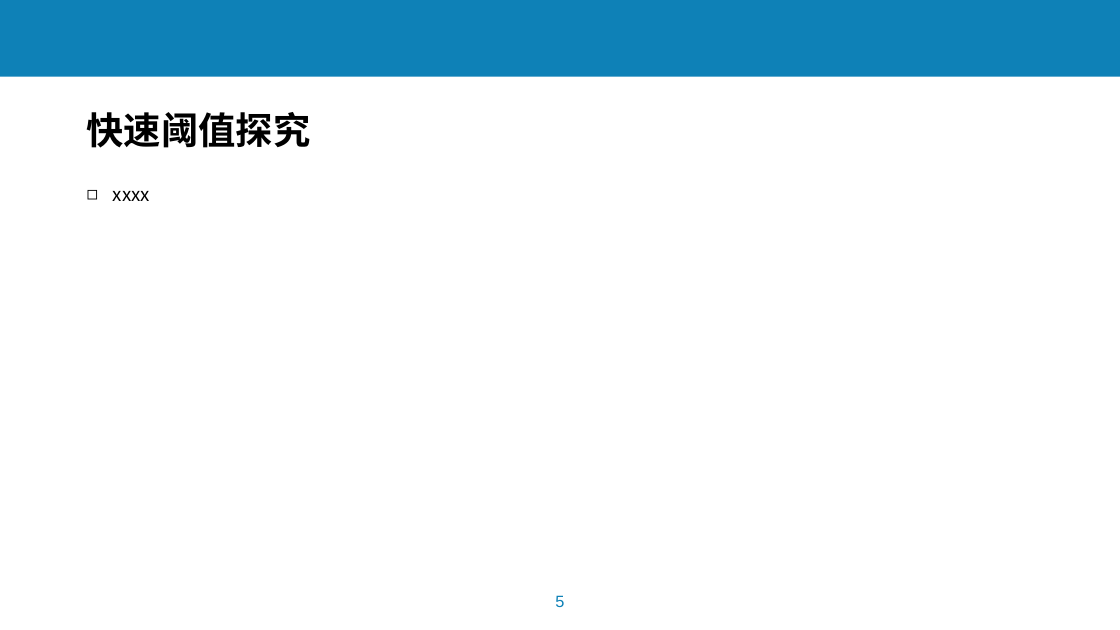
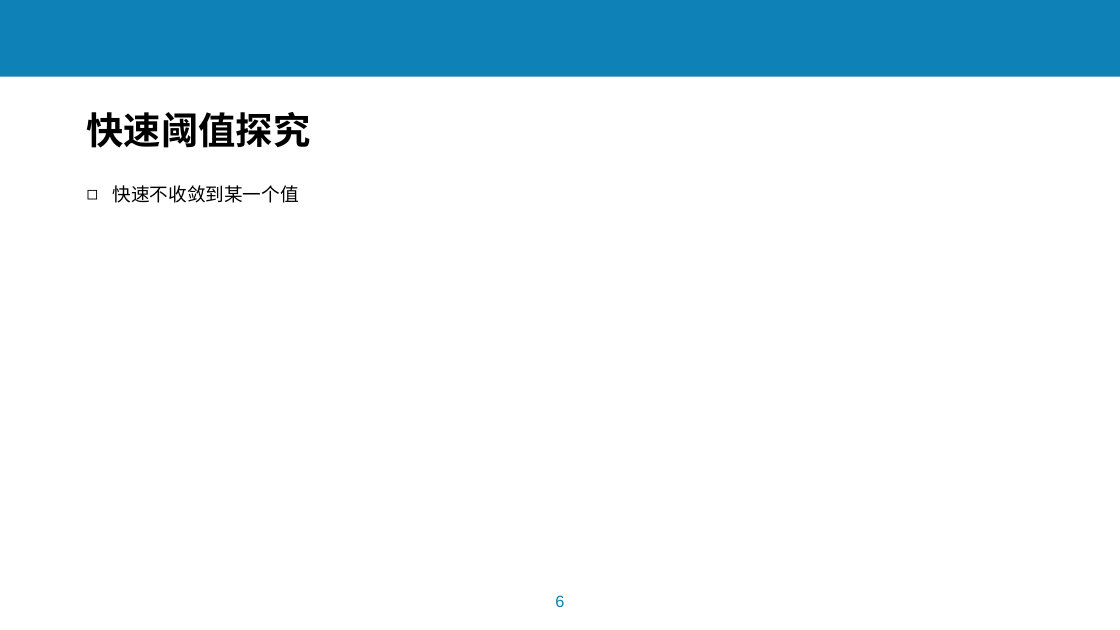
Before and after one commit to lchmoxing/audio_tsm_test, a slide deck: slide 6 of documents/基于音频预处理过程的语音识别系统攻击5.6_brief.pptx (slide 5 before the commit). Drawn at 1120x630 pixels with LibreOffice and Linux fonts; fonts in the diff are those of the drawing; background and template pictures are left out. Boxes give left, top, right and bottom in pixels: in the first picture for what was removed or moved away, otherwise in the second. Text is boxed around its words. In the diff, an @@ line names an element or a change of style, - is before the commit and + after.

```diff
--- a/documents/基于音频预处理过程的语音识别系统攻击5.6_brief.pptx
+++ b/documents/基于音频预处理过程的语音识别系统攻击5.6_brief.pptx
@@ text at (x1=113, y1=185, x2=299, y2=203): text changed @@
-◻ xxxx
+◻ 快速不收敛到某一个值
@@ page number at (x1=555, y1=595, x2=564, y2=607): text changed @@
-5
+6
```
Also in this commit, not shown: 3 other slides changed, 1 slide added.
